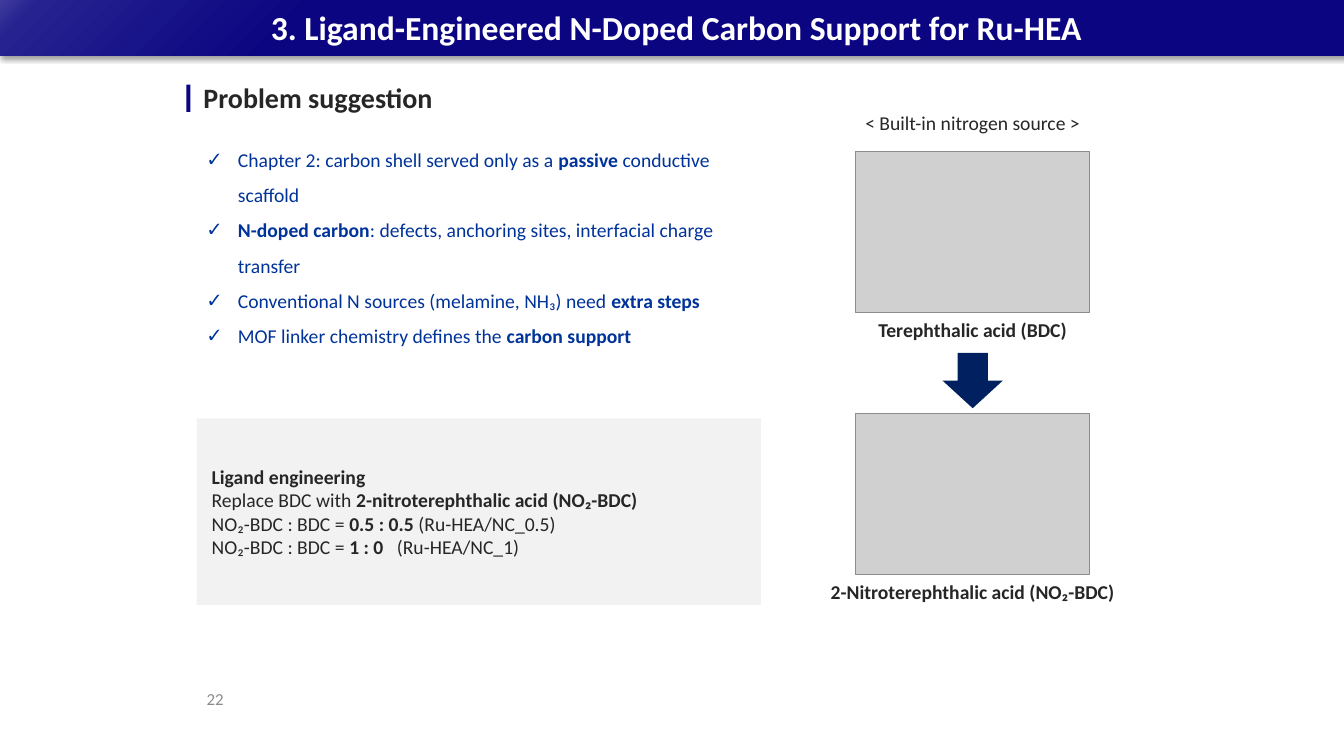
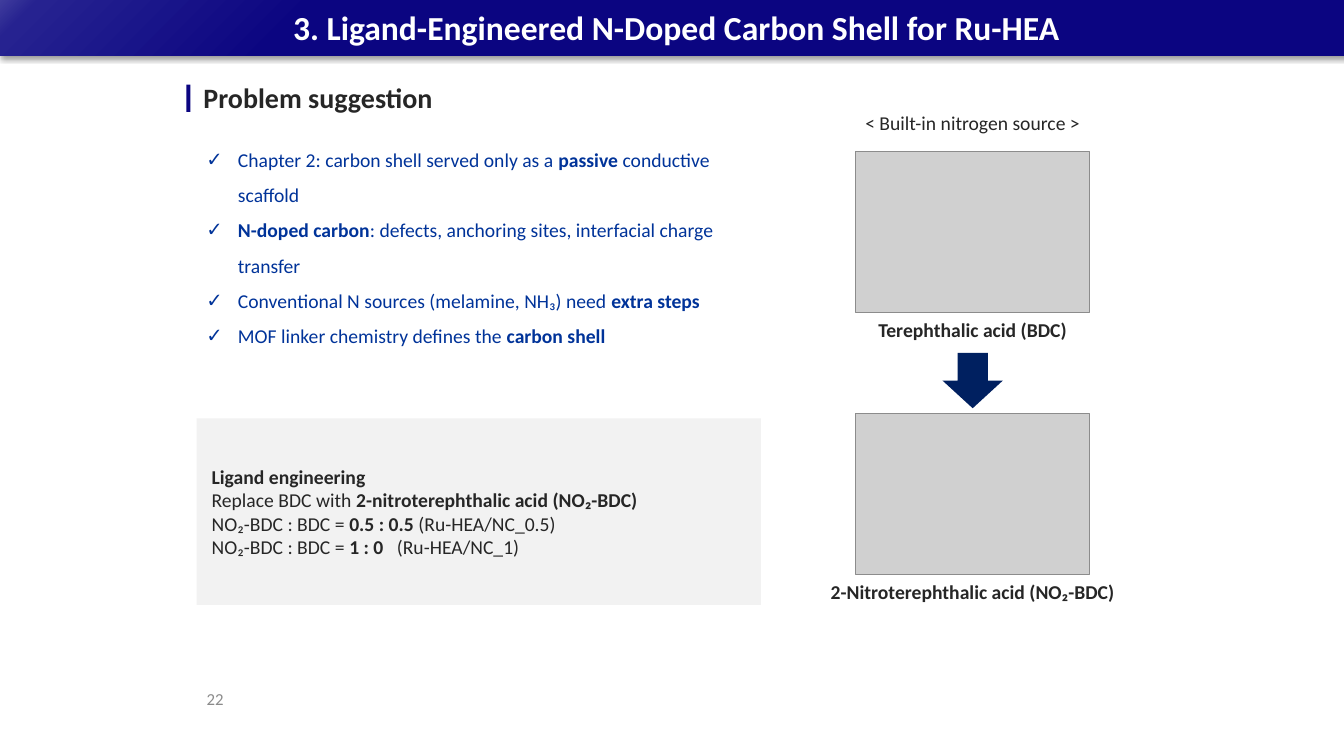
Before and after one commit to limsj0204/letter, a slide deck: slide 22 of 학위논문_디펜스_발표자료.pptx. Drawn at 1344x756 pixels with LibreOffice and Linux fonts; fonts in the diff are those of the drawing; grey boxes stand for pictures. Boxes give left, top, right and bottom in pixels: in the first picture for what was removed or moved away, otherwise in the second. Text is boxed around its words. In the diff, an @@ line names an element or a change of style, - is before the commit and + after.

```diff
--- a/학위논문_디펜스_발표자료.pptx
+++ b/학위논문_디펜스_발표자료.pptx
@@ title at bbox=[293, 16, 1060, 46]: text changed @@
-3. Ligand-Engineered N-Doped Carbon Support for Ru-HEA
+3. Ligand-Engineered N-Doped Carbon Shell for Ru-HEA
@@ text at bbox=[238, 329, 605, 346]: text changed @@
-✓ MOF linker chemistry defines the carbon support
+✓ MOF linker chemistry defines the carbon shell
```
Also in this commit, not shown: 14 other slides changed, 1 other file.
